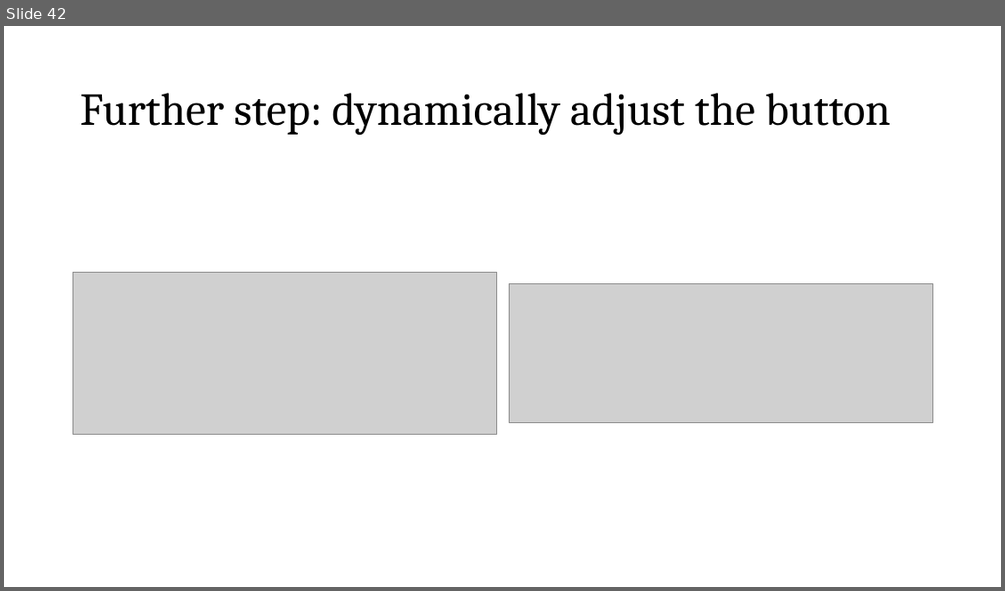
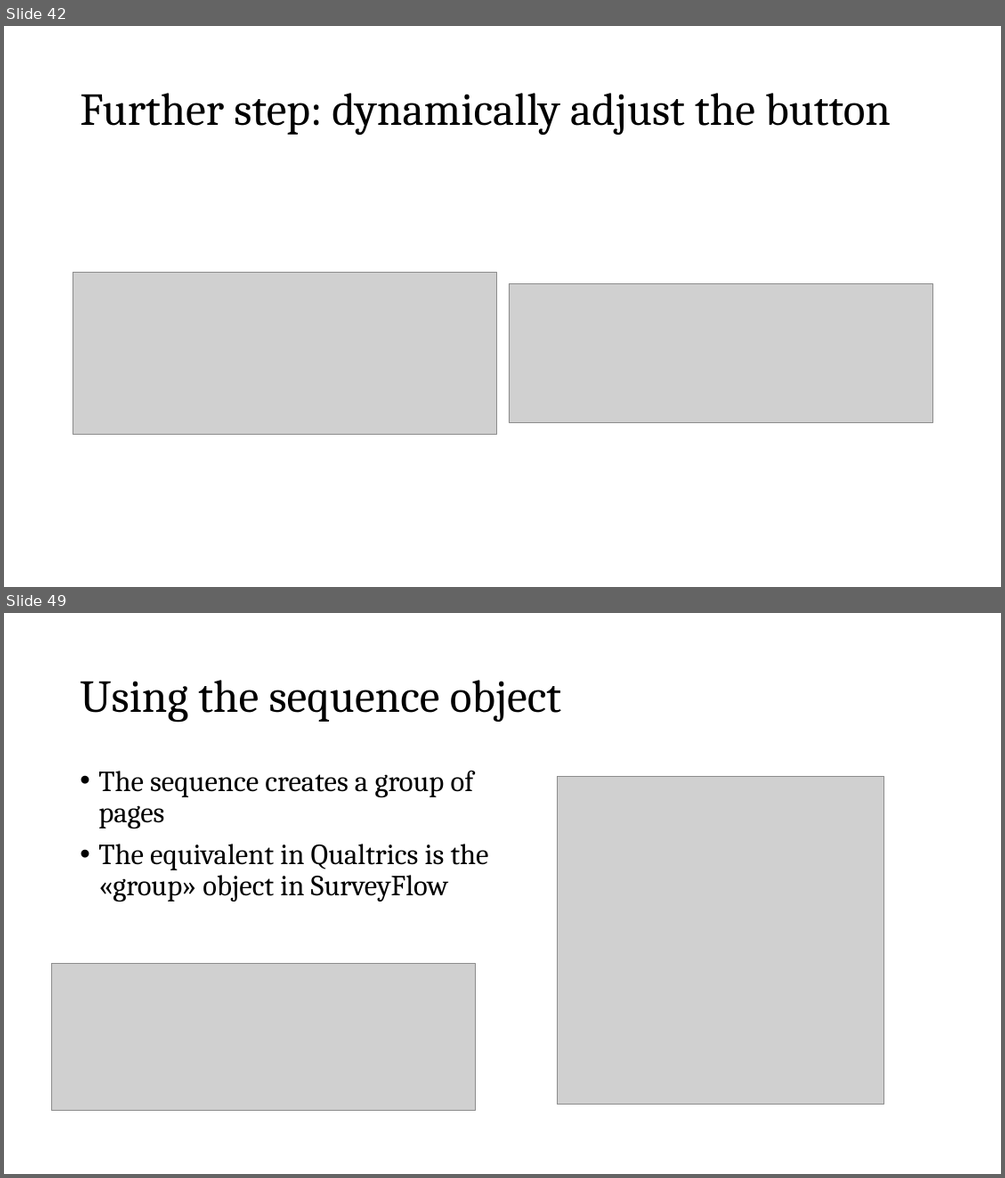
Before and after one commit to fbogliacino/labjsCourse, a slide deck: slides/Slides Labjs.pptx. Shown one above the other, each under a label of ours: slide 42 before the commit, slides 42 and 49 after it; the slides between them are not shown. The pictures are 1005x591 and 1005x1178 pixels, drawn with LibreOffice and Linux fonts; fonts in the diff are those of the drawing; grey boxes stand for pictures. Boxes give left, top, right and bottom in pixels: in the first picture for what was removed or moved away, otherwise in the second. Text is boxed around its words. In the diff, an @@ line names an element or a change of style, - is before the commit and + after.

```diff
--- a/slides/Slides Labjs.pptx
+++ b/slides/Slides Labjs.pptx
@@ slide 49 added at [4, 613, 1001, 1174], background #FFFFFF @@
@@ title added at [80, 680, 561, 722], 44 pt, text #000000 @@
+Using the sequence object
@@ text added at [98, 771, 489, 901], 28 pt, text #000000 @@
+• The sequence creates a group of pages
+• The equivalent in Qualtrics is the «group» object in SurveyFlow
@@ picture added at [558, 776, 885, 1104] @@
@@ picture added at [52, 963, 476, 1111] @@
```
Also in this commit, not shown: 1 slide changed, 6 other slides added, 1 slide removed, 1 other file.
